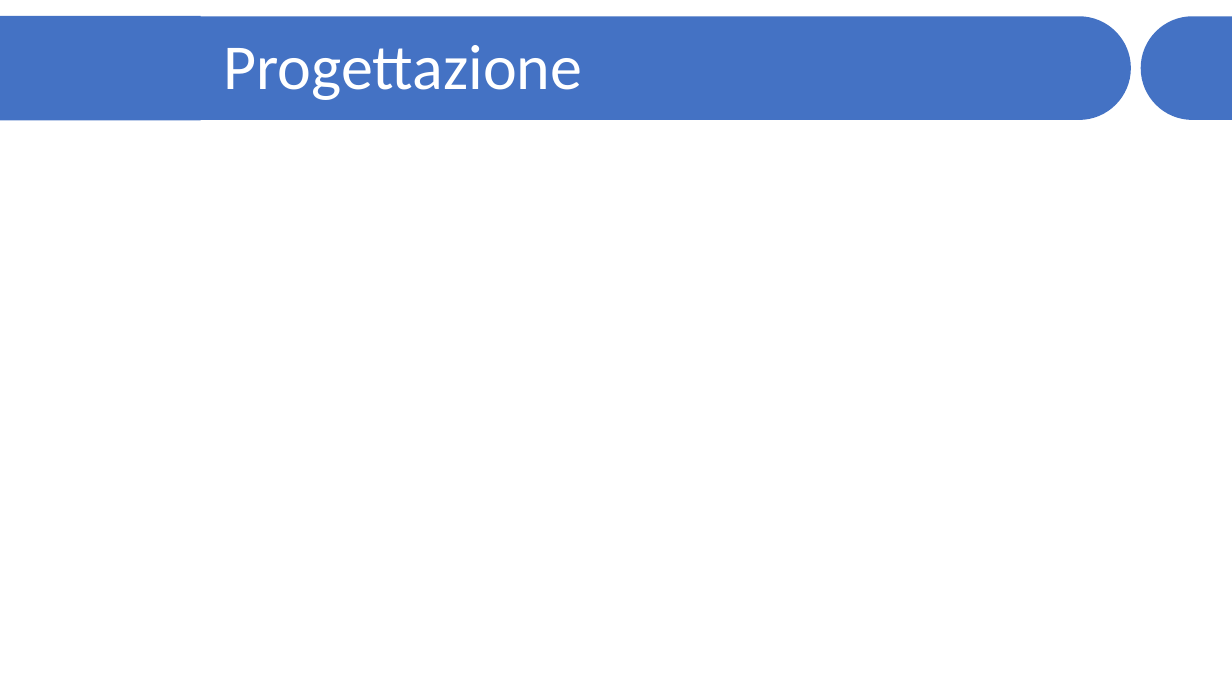
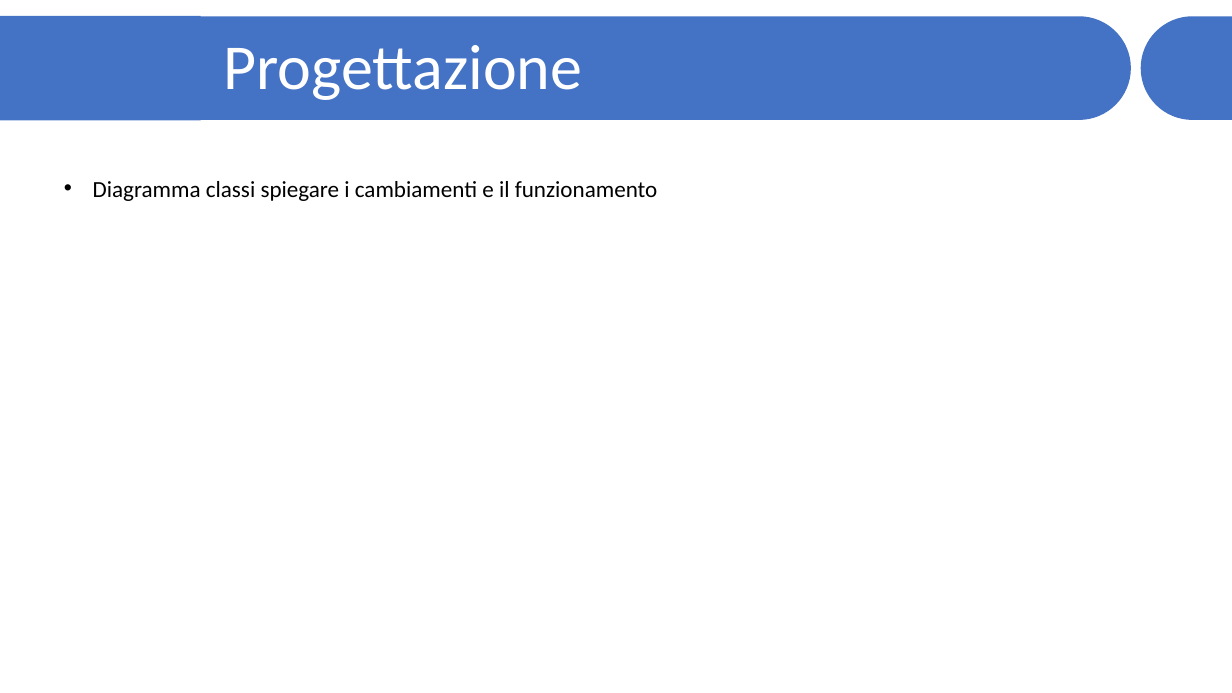
Before and after one commit to JariNaeser/Progetto2, a slide deck: slide 4 of presentazione/Presentazione - Näser Gübeli.pptx. Drawn at 1232x693 pixels with LibreOffice and Linux fonts; fonts in the diff are those of the drawing. Boxes give left, top, right and bottom in pixels: in the first picture for what was removed or moved away, otherwise in the second. Text is boxed around its words. In the diff, an @@ line names an element or a change of style, - is before the commit and + after.

```diff
--- a/presentazione/Presentazione - Näser Gübeli.pptx
+++ b/presentazione/Presentazione - Näser Gübeli.pptx
@@ text added at [93,181,658,201], 18 pt, text #000000 @@
+• Diagramma classi spiegare i cambiamenti e il funzionamento
```
Also in this commit, not shown: 3 other slides changed, 6 slides added, 2 slides removed.
